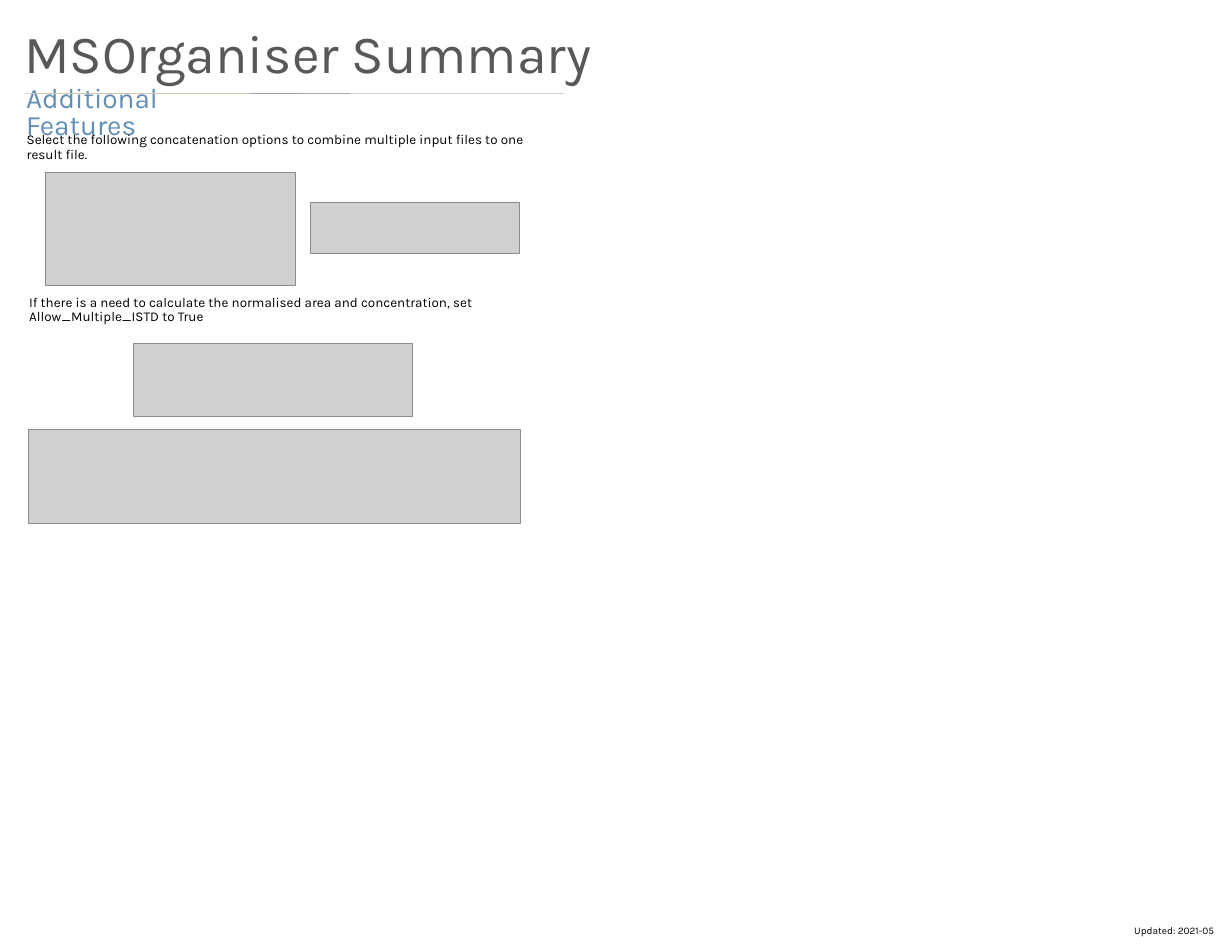
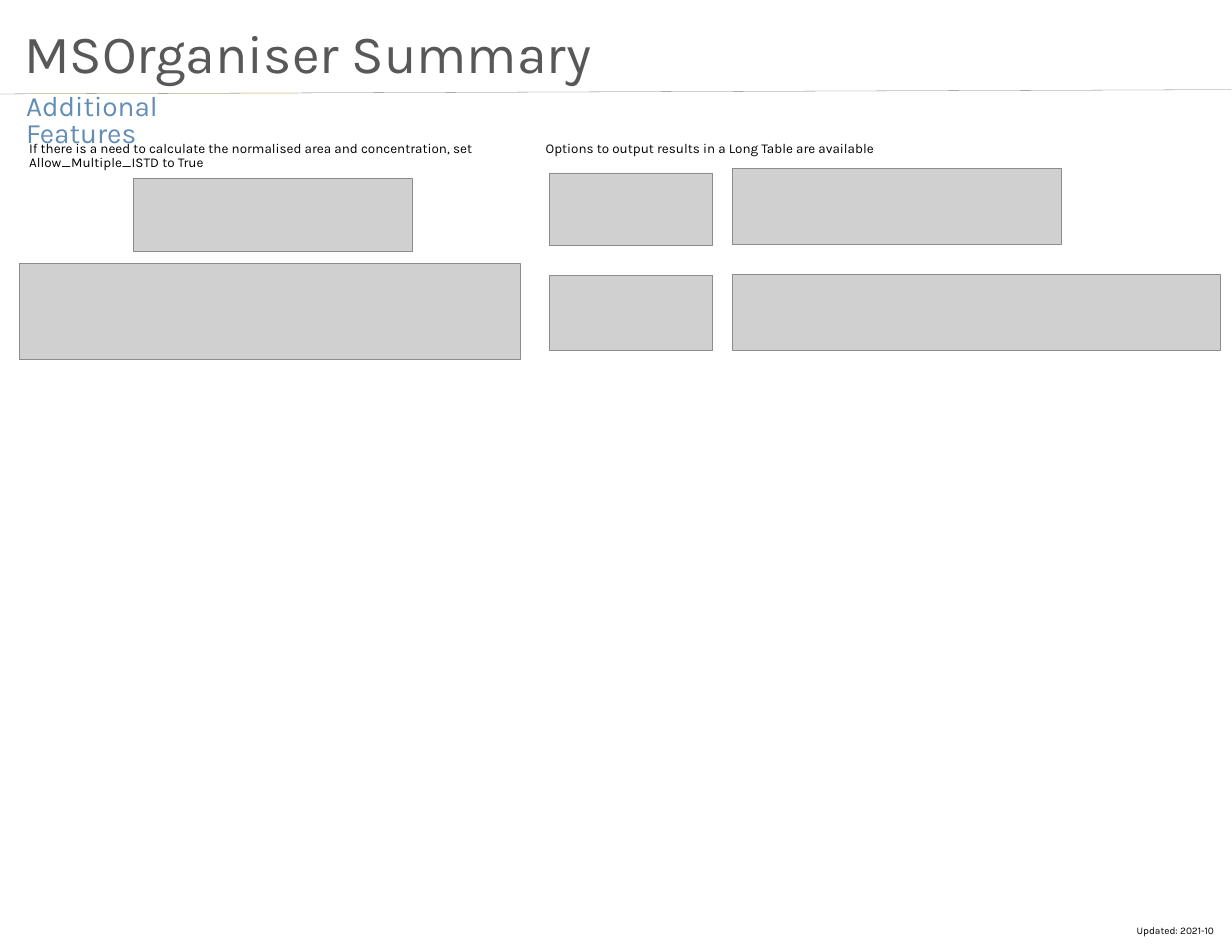
Before and after one commit to SLINGhub/MSOrganiser, a slide deck: slide 2 of docs/MSOrganiser_Summary.pptx. Drawn at 1232x952 pixels with LibreOffice and Linux fonts; fonts in the diff are those of the drawing; grey boxes stand for pictures. Boxes give left, top, right and bottom in pixels: in the first picture for what was removed or moved away, otherwise in the second. Text is boxed around its words. In the diff, an @@ line names an element or a change of style, - is before the commit and + after.

```diff
--- a/docs/MSOrganiser_Summary.pptx
+++ b/docs/MSOrganiser_Summary.pptx
@@ line added from (0, 94) to (1231, 89), #767C85 0.25 pt @@
@@ text "Additional Features": place and size @@
-text "Additional Features" at [26,89,158,142]
+text "Additional Features" at [26,93,158,149]
@@ line removed from (26, 94) to (564, 94) @@
@@ text "If there is a need ...": place and size @@
-text "If there is a need ..." at [29,297,472,324]
+text "If there is a need ..." at [29,140,472,170]
@@ text removed at [27,132,523,159] @@
-Select the following concatenation options to combine multiple input files to one result file.
@@ text added at [546,144,873,157], 12 pt, text #000000 @@
+Options to output results in a Long Table are available
@@ picture removed at [45,173,296,285] @@
@@ picture: place and size @@
-picture at [134,343,413,417]
+picture at [134,178,413,252]
@@ picture added at [549,173,712,246] @@
@@ picture added at [732,169,1062,244] @@
@@ picture removed at [310,202,518,253] @@
@@ picture: place and size @@
-picture at [28,429,520,523]
+picture at [20,264,521,360]
@@ picture added at [549,275,712,351] @@
@@ picture added at [732,274,1220,350] @@
@@ text at [1137,927,1214,937]: text changed @@
-Updated: 2021-05
+Updated: 2021-10
```
Also in this commit, not shown: 7 other slides changed, 1 slide added, 1 other file.
